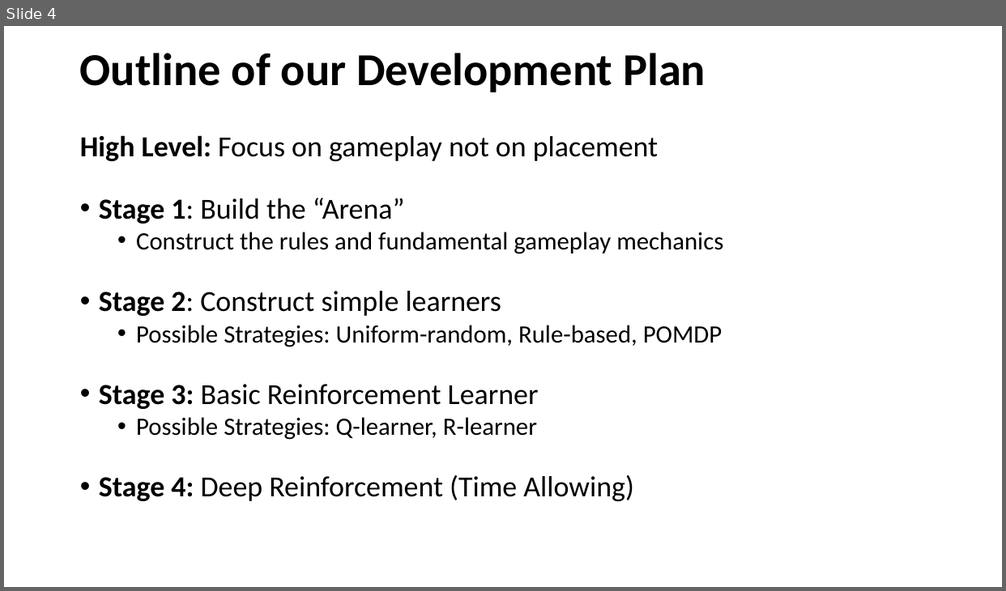
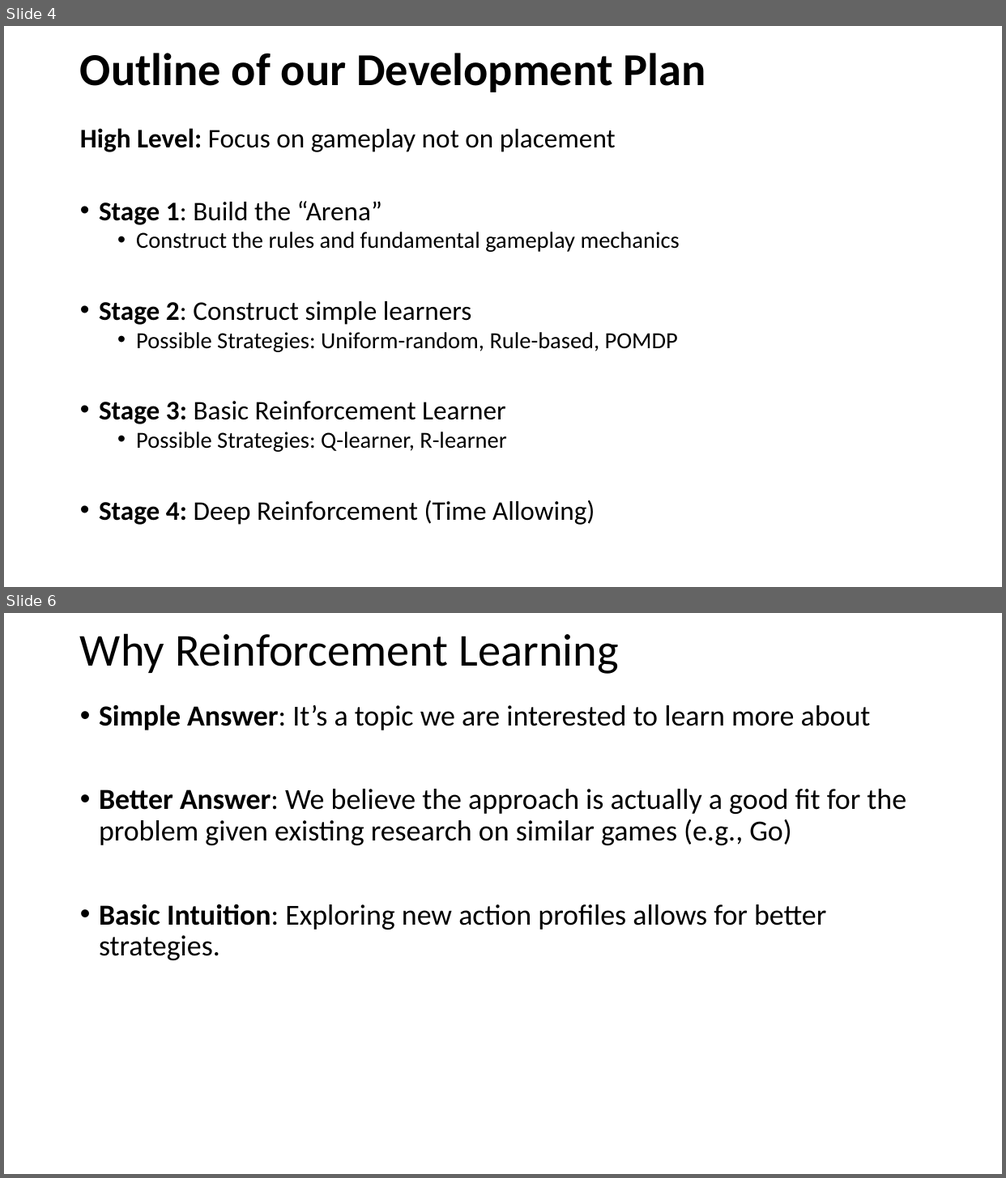
Before and after one commit to ZaydH/stratego, a slide deck: weekly_slides/cis510_meeting_2019_04_12.pptx. Shown one above the other, each under a label of ours: slide 4 before the commit, slides 4 and 6 after it; the slides between them are not shown. The pictures are 1006x591 and 1006x1178 pixels, drawn with LibreOffice and Linux fonts; fonts in the diff are those of the drawing. Boxes give left, top, right and bottom in pixels: in the first picture for what was removed or moved away, otherwise in the second. Text is boxed around its words. In the diff, an @@ line names an element or a change of style, - is before the commit and + after.

```diff
--- a/weekly_slides/cis510_meeting_2019_04_12.pptx
+++ b/weekly_slides/cis510_meeting_2019_04_12.pptx
@@ slide 6 added at box(4, 613, 1002, 1174), background #FFFFFF @@
@@ title added at box(80, 633, 619, 674), 44 pt, text #000000 @@
+Why Reinforcement Learning
@@ text added at box(99, 705, 906, 960), 28 pt, text #000000 @@
+• Simple Answer: It’s a topic we are interested to learn more about
+• Better Answer: We believe the approach is actually a good fit for the problem given existing research on similar games (e.g., Go)
+• Basic Intuition: Exploring new action profiles allows for better strategies.
@@ slide 4 changed as well @@
@@ text "High Level: Focus on gameplay ..." at box(80, 128, 680, 525): size 28 to 25.9 pt in "High Level: Focus on gameplay not on ...", "Stage 1: Build the “Arena”", "Stage 2: Construct simple learners", "Stage 3: Basic Reinforcement Learner" and 1 more places; size 24 to 22.2 pt in "Construct the rules and fundamental gameplay mechanics", "Possible Strategies: Uniform-random, Rule-based, POMDP", "Possible Strategies: Q-learner, R-learner"; line spacing 1 to 0.8; more space between paragraphs; line spacing 0.9 to 0.8 @@
```
Also in this commit, not shown: 5 other slides changed, 1 other slide added, 1 slide removed.
